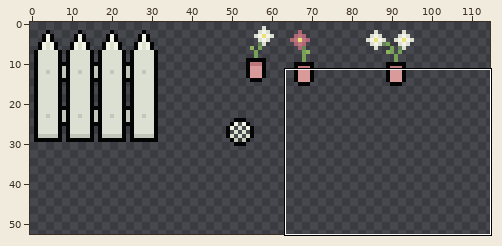
Sprite sheet -- detetive-grafos-(copy)/Sprites/tileSets/tileMapOutros.png. Above, an overview of the earlier version with the close-up marked.
Close-up. Old version:
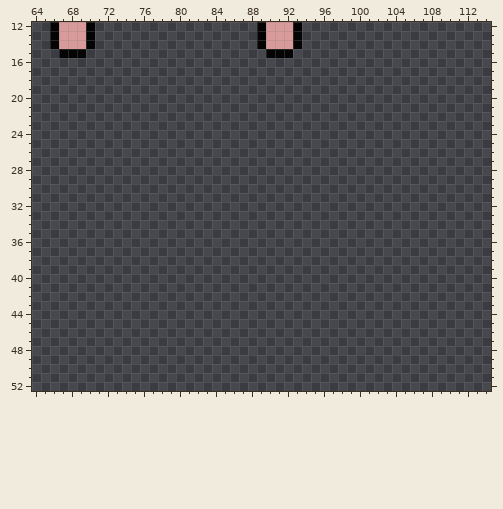
The file is 128x128 pixels. Shown: x 64..114, y 12..52. The wide view leaves out empty margins.
After the commit:
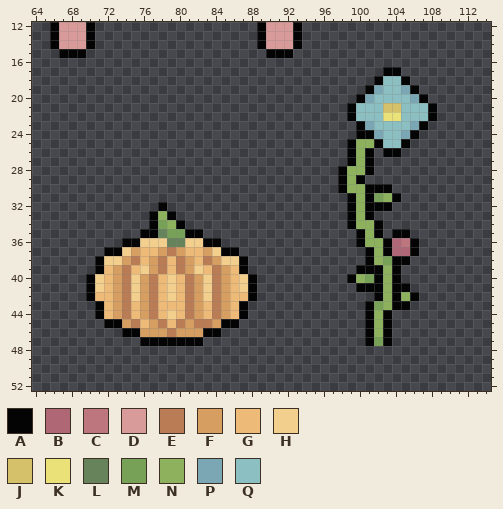
Palette (. is transparent): A #040404  B #af6776  C #bd757e  D #d99a9a  E #ba7c54  F #d79e61  G #eeba77  H #f2cf8c  J #d4c169  K #eae178  L #67835c  M #78a158  N #8db15d  P #7ba6b4  Q #8cbfc2
The edit:
{"y":17,"x":103,"old":"..","new":"AA"}
{"y":18,"x":102,"old":"....","new":"AQQA"}
{"y":19,"x":101,"old":"......","new":"APQQPA"}
{"y":20,"x":100,"old":"........","new":"APQQQQPA"}
{"y":21,"x":99,"old":"..........","new":"AQQQJJQQQA"}
{"y":22,"x":99,"old":"..........","new":"AQQQKKQQQA"}
{"y":23,"x":100,"old":"........","new":"APQQQQPA"}
{"y":24,"x":100,"old":".......","new":"AAPQQPA"}
{"y":25,"x":99,"old":".......","new":"ANNAQQA"}
{"y":26,"x":99,"old":"...","new":"ANA"}
{"y":26,"x":103,"old":"..","new":"AA"}
{"y":27,"x":99,"old":"...","new":"ANA"}
{"y":28,"x":98,"old":"....","new":"ANNA"}
{"y":29,"x":98,"old":"...","new":"ANA"}
{"y":30,"x":98,"old":"......","new":"ANNAAA"}
{"y":31,"x":99,"old":"......","new":"ANAMNA"}
{"y":32,"x":78,"old":".","new":"A"}
{"y":32,"x":99,"old":".....","new":"ANAAA"}
{"y":33,"x":77,"old":"...","new":"ANA"}
{"y":33,"x":99,"old":"...","new":"ANA"}
{"y":34,"x":77,"old":"....","new":"AMNA"}
{"y":34,"x":99,"old":"....","new":"ANNA"}
{"y":35,"x":76,"old":".......","new":"AALMMAA"}
{"y":35,"x":100,"old":"...","new":"ANA"}
{"y":35,"x":104,"old":"..","new":"AA"}
{"y":36,"x":74,"old":"...........","new":"AAHHHLLHHAA"}
{"y":36,"x":100,"old":".......","new":"ANNABCA"}
{"y":37,"x":72,"old":"...............","new":"AAHFGGFEFGGFHAA"}
{"y":37,"x":101,"old":"......","new":"ANABBA"}
{"y":38,"x":71,"old":".................","new":"AHHFEGFEGEFGEFHHA"}
{"y":38,"x":101,"old":".....","new":"ANMAA"}
{"y":39,"x":71,"old":".................","new":"AGFEGHFEGEFHGEFGA"}
{"y":39,"x":100,"old":".....","new":"AAANA"}
{"y":40,"x":70,"old":"...................","new":"AHGFEHFEGHGEFHEFGHA"}
{"y":40,"x":99,"old":"......","new":"ANMANA"}
{"y":41,"x":70,"old":"...................","new":"AHGFEHFEGHGEFHEFGHA"}
{"y":41,"x":100,"old":"......","new":"AAANAA"}
{"y":42,"x":70,"old":"...................","new":"AGGFEHFEGHGEFHEFGGA"}
{"y":42,"x":102,"old":".....","new":"ANANA"}
{"y":43,"x":71,"old":".................","new":"AGFEGFEGGGEFGEFGA"}
{"y":43,"x":101,"old":".....","new":"AMNAA"}
{"y":44,"x":71,"old":".................","new":"AGFEGFEGHGEFGEFGA"}
{"y":44,"x":101,"old":"...","new":"ANA"}
{"y":45,"x":72,"old":"...............","new":"AAFEGFEGEFEEFAA"}
{"y":45,"x":101,"old":"...","new":"ANA"}
{"y":46,"x":74,"old":"...........","new":"AAFFFEFFFAA"}
{"y":46,"x":101,"old":"...","new":"ANA"}
{"y":47,"x":76,"old":".......","new":"AAAAAAA"}
{"y":47,"x":101,"old":"...","new":"AMA"}
